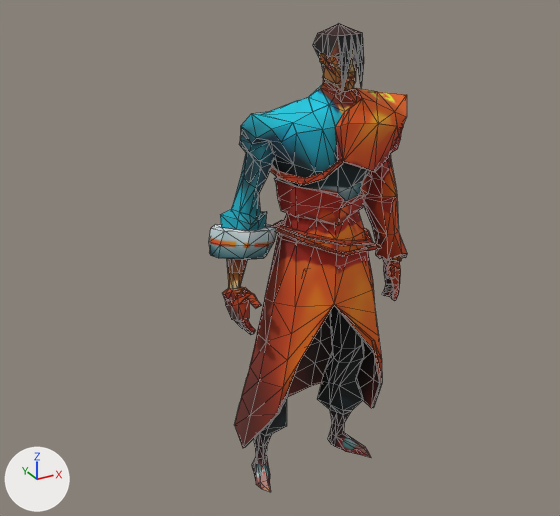
One commit to the Blender file avatars/Jubei/Jubei.blend: the scene before it, then after it.
Camera for both pictures: a 50 mm lens placed at (-1.307, -2.123, 1.918), pointed at (-0.111, 0.051, 0.831). The lights are fixed; the arrows at lower left show +X, +Y and +Z. Mesh edges are drawn as thin lines.

The older version as bpy lines, for what is in view:
```python
me_jubei_mesh = bpy.data.meshes.new('Jubei Mesh')
me_jubei_mesh.from_pydata(...)  # 1869 vertices, 2066 faces; spans x -0.24..0.16, y 0.01..1.62, z -0.44..0.34
me_jubei_mesh.materials.append(mat_body_material)  # picture img_ee64177d_png_001
ob_jubei_mesh = bpy.data.objects.new('Jubei Mesh', me_jubei_mesh)
ob_jubei_mesh.location = (-0.052, -0.048, -0.009)
ob_jubei_mesh.rotation_euler = (1.571, 0.0, -1.718)  # degrees (90, 0, -98)
```
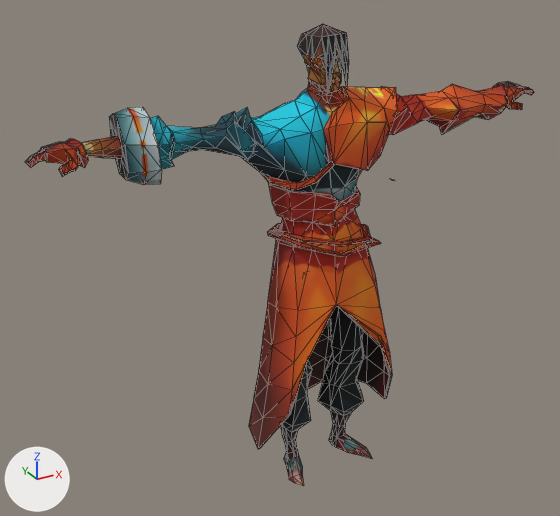
Edits to the bpy script that builds the scene:
```text
Change me_jubei_mesh:
    used by ob_jubei_mesh; location = (-0.052, -0.048, -0.009); rotation_euler = (1.571, 0.0, -1.718), in degrees (90, 0, -98)
    remove me_jubei_mesh.from_pydata(...)  # 1869 vertices, 2066 faces; spans x -0.24..0.16, y 0.01..1.62, z -0.44..0.34
    add me_jubei_mesh.from_pydata(...)  # 1869 vertices, 2066 faces; spans x -0.93..0.94, y -0.21..0.16, z -0.01..1.62
    me_jubei_mesh part 1: the loose piece of 24 vertices spanning x -0.09..0.08, y 0.01..0.11, z -0.25..-0.13 is multiplied about its middle by the matrix ((-0.147, -0.014, -0.989), (-0.989, 0.0, 0.147), (-0.002, 1.0, -0.014)), then moved by (0.15, -0.13, 0.24)
    me_jubei_mesh part 2: the loose piece of 48 vertices spanning x -0.07..0.15, y 0.03..0.2, z 0.13..0.23 is multiplied about its middle by the matrix ((-0.145, -0.169, -0.975), (-0.989, 0.0, 0.147), (-0.025, 0.986, -0.167)), then moved by (-0.16, -0.18, -0.1)
    me_jubei_mesh part 3: the loose piece of 8 vertices spanning x 0.06..0.16, y 0.19..0.74, z -0.04..0.27 is multiplied about its middle by the matrix ((-0.146, -0.092, -0.985), (-0.989, 0.0, 0.147), (-0.014, 0.996, -0.091)), then moved by (-0.26, -0.6, 0.32)
    me_jubei_mesh part 4: the loose piece of 8 vertices spanning x -0.02..0.12, y 0.17..0.74, z -0.29..-0.04 is multiplied about its middle by the matrix ((-0.146, -0.092, -0.985), (-0.989, 0.0, 0.147), (-0.014, 0.996, -0.091)), then moved by (0.09, -0.58, 0.62)
    me_jubei_mesh part 5: the loose piece of 200 vertices spanning x -0.21..0.16, y 0.17..1.03, z -0.29..0.27 is multiplied about its middle by the matrix ((-0.147, -0.092, -0.985), (-0.989, 0.0, 0.147), (-0.013, 0.996, -0.091)), then moved by (0.01, -0.63, 0.6)
    me_jubei_mesh part 6: the loose piece of 14 vertices spanning x -0.22..0.1, y 1.15..1.28, z -0.19..0.11 is multiplied about its middle by the matrix ((-0.147, -0.087, -0.985), (-0.989, 0.0, 0.147), (-0.013, 0.996, -0.086)), then moved by (0.02, -1.21, 1.24)
    me_jubei_mesh part 7: the loose piece of 10 vertices spanning x -0.15..0.1, y 1.15..1.23, z -0.07..0.11 is multiplied about its middle by the matrix ((-0.147, -0.087, -0.985), (-0.989, 0.0, 0.147), (-0.013, 0.996, -0.086)), then moved by (-0.08, -1.21, 1.16)
    me_jubei_mesh part 8: the loose piece of 15 vertices spanning x -0.24..0.08, y 1.15..1.41, z -0.22..-0.06 is multiplied about its middle by the matrix ((-0.147, -0.087, -0.985), (-0.989, 0.0, 0.147), (-0.013, 0.996, -0.086)), then moved by (0.14, -1.27, 1.42)
    me_jubei_mesh part 9: the loose piece of 10 vertices spanning x -0.01..0.1, y 1.16..1.33, z -0.22..-0.06 is multiplied about its middle by the matrix ((-0.147, -0.087, -0.985), (-0.989, 0.0, 0.147), (-0.013, 0.996, -0.086)), then moved by (0.0, -1.36, 1.38)
    me_jubei_mesh part 10: the loose piece of 190 vertices spanning x -0.21..0.07, y 1.05..1.62, z -0.23..-0.04 is multiplied about its middle by the matrix ((-0.15, -0.072, -0.985), (-0.988, -0.001, 0.15), (-0.011, 0.996, -0.071)), then moved by (0.12, -1.34, 1.47)
    me_jubei_mesh part 11: the loose piece of 39 vertices spanning x -0.24..0.1, y 1.15..1.41, z -0.41..-0.07 is multiplied about its middle by the matrix ((-0.147, -0.087, -0.985), (-0.989, 0.0, 0.147), (-0.013, 0.996, -0.086)), then moved by (0.22, -1.3, 1.52)
    me_jubei_mesh part 12: the loose piece of 18 vertices spanning x -0.19..0.11, y 0.89..0.99, z -0.26..0.12 is multiplied about its middle by the matrix ((-0.146, -0.092, -0.985), (-0.989, 0.0, 0.147), (-0.014, 0.996, -0.091)), then moved by (0.06, -0.96, 1.0)
    me_jubei_mesh part 13: the loose piece of 18 vertices spanning x -0.18..0.09, y 0.9..1.0, z -0.25..0.11 is multiplied about its middle by the matrix ((-0.146, -0.092, -0.985), (-0.989, 0.0, 0.147), (-0.014, 0.996, -0.091)), then moved by (0.06, -0.96, 1.01)
    me_jubei_mesh part 14: the loose piece of 18 vertices spanning x -0.19..0.11, y 0.89..1.0, z -0.26..0.12 is multiplied about its middle by the matrix ((-0.146, -0.092, -0.985), (-0.989, 0.0, 0.147), (-0.014, 0.996, -0.091)), then moved by (0.06, -0.96, 1.01)
    me_jubei_mesh part 15: the loose piece of 18 vertices spanning x -0.19..0.12, y 0.84..0.99, z -0.27..0.13 is multiplied about its middle by the matrix ((-0.146, -0.092, -0.985), (-0.989, 0.0, 0.147), (-0.014, 0.996, -0.091)), then moved by (0.05, -0.94, 0.98)
    me_jubei_mesh part 16: the loose piece of 18 vertices spanning x -0.18..0.12, y 0.84..0.98, z -0.26..0.13 is multiplied about its middle by the matrix ((-0.146, -0.092, -0.985), (-0.989, 0.0, 0.147), (-0.014, 0.996, -0.091)), then moved by (0.04, -0.94, 0.96)
    me_jubei_mesh part 17: 1120 of 1869 vertices moved; they spanned x -0.24..0.11, y 0.05..1.6, z -0.44..0.34 and now span x -0.93..0.94, y -0.21..0.14, z 0.04..1.6; mean shift (-0.01, -0.93, 1.18); largest move (0.0, 1.6, -0.16) -> (0.05, -0.07, 1.6)
Change ob_jubei_mesh:
    ob_jubei_mesh.rotation_euler: (1.571, 0.0, -1.718) -> (0.0, 0.0, 0.0)  # degrees (90, 0, -98) -> degrees (0, 0, 0)
    ob_jubei_mesh.location: (-0.052, -0.048, -0.009) -> (0.0, 0.0, 0.0)
```

Changed parts and their boxes [x1, y1, x2, y2] in the pictures (560 x 516 px; the box of a moved part takes in the faces that stretch with it):
'Jubei Mesh', reshaped, moved, turned: before [209, 24, 407, 492]; after [25, 24, 534, 486]
part 1 of me_jubei_mesh, moved or reshaped: before [328, 431, 371, 458]; after [329, 432, 372, 458]
part 2 of me_jubei_mesh, moved or reshaped: before [252, 433, 272, 492]; after [281, 425, 304, 486]
part 3 of me_jubei_mesh, moved or reshaped: before [243, 320, 325, 448]; after [259, 329, 324, 449]
part 4 of me_jubei_mesh, moved or reshaped: before [371, 341, 382, 408]; after [380, 337, 392, 399]
part 5 of me_jubei_mesh, moved or reshaped: before [234, 211, 382, 448]; after [249, 209, 392, 449]
part 6 of me_jubei_mesh, moved or reshaped: before [276, 162, 343, 185]; after [269, 164, 334, 190]
part 7 of me_jubei_mesh, moved or reshaped: before [270, 160, 342, 185]; after [261, 162, 333, 190]
part 8 of me_jubei_mesh, moved or reshaped: before [335, 88, 362, 127]; after [324, 87, 349, 129]
part 9 of me_jubei_mesh, moved or reshaped: before [335, 126, 373, 172]; after [323, 128, 362, 170]
part 10 of me_jubei_mesh, moved or reshaped: before [313, 24, 369, 202]; after [297, 24, 362, 203]
part 11 of me_jubei_mesh, moved or reshaped: before [341, 88, 407, 172]; after [329, 86, 397, 171]
part 12 of me_jubei_mesh, moved or reshaped: before [275, 225, 371, 246]; after [271, 230, 369, 247]
part 13 of me_jubei_mesh, moved or reshaped: before [278, 220, 370, 239]; after [274, 223, 368, 237]
part 14 of me_jubei_mesh, moved or reshaped: before [274, 221, 373, 245]; after [270, 224, 371, 245]
part 15 of me_jubei_mesh, moved or reshaped: before [275, 229, 380, 257]; after [268, 232, 378, 257]
part 16 of me_jubei_mesh, moved or reshaped: before [327, 244, 376, 256]; after [325, 240, 375, 256]
part 17 of me_jubei_mesh, moved or reshaped: before [209, 33, 407, 436]; after [25, 33, 534, 437]
